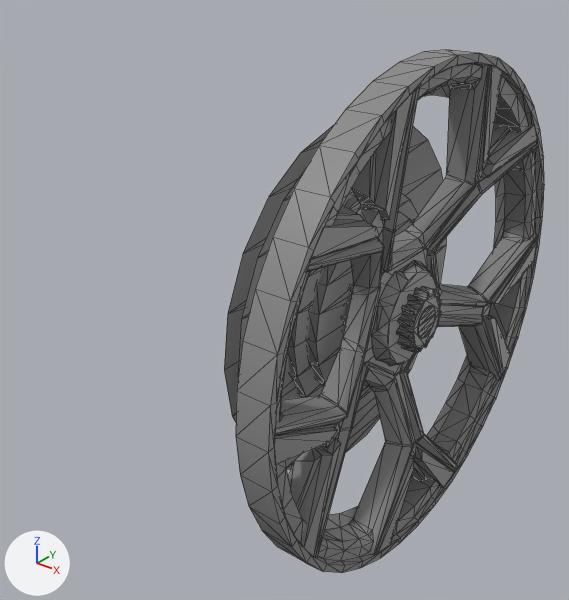
The FBX model Assets/Models/wheels/Lykan_wheel.fbx as it was, and as the next commit left it.
Rendered twice from a 50 mm lens placed at (0.485, -0.832, 0.476), pointed at (-0.154, -0.032, -0.019). The lights are fixed; the arrows at lower left show +X, +Y and +Z. Mesh edges are drawn as thin lines. Where no turn or scale is listed for an object, it has been applied to the vertices.
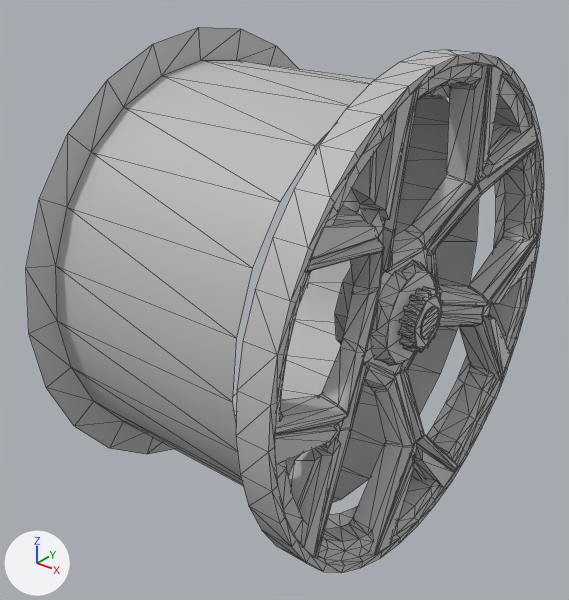
The newer file is also rescaled (x0.83), turned or shifted as a whole; pictures and numbers use the older file's frame.

Where the change shows, as pixel boxes (x1, y1, x2, y2) in the pictures (569 x 600 px; the box of a moved part takes in the faces that stretch with it):
'polySurface1296', reshaped (62% wider): before (224, 49, 544, 573); after (26, 27, 544, 573)
part 1 of me_mesh, moved or reshaped: before (343, 283, 354, 330); after (335, 268, 354, 344)
part 2 of me_mesh, moved or reshaped: before (371, 260, 437, 366); after (371, 260, 436, 366)
part 3 of me_mesh, moved or reshaped: before (396, 286, 441, 352); after (398, 287, 443, 353)
part 4 of me_mesh, added: after (26, 27, 478, 503)
part 5 of me_mesh, added: after (421, 306, 439, 340)
part 6 of me_mesh, deleted: before (418, 306, 435, 338)
part 7 of me_mesh, deleted: before (288, 194, 418, 399)
part 8 of me_mesh, deleted: before (308, 211, 412, 391)
part 9 of me_mesh, deleted: before (224, 125, 334, 422)
part 10 of me_mesh, deleted: before (238, 126, 446, 470)
part 11 of me_mesh, moved or reshaped: before (440, 305, 484, 315); after (442, 305, 484, 315)
part 12 of me_mesh, moved or reshaped: (479, 163, 494, 181) in both
part 13 of me_mesh, moved or reshaped: (378, 91, 416, 275) in both
part 14 of me_mesh, moved or reshaped: (274, 361, 369, 557) in both
part 15 of me_mesh, recoloured: (236, 49, 544, 573) in both

The change, as a diff of the scene's bpy script:
```diff
--- a/Assets/Models/wheels/Lykan_wheel.fbx.py
+++ b/Assets/Models/wheels/Lykan_wheel.fbx.py
@@ mat_lambert1 @@
+mat_lambert1 = principled_material('lambert1')
+mat_lambert1.base_color = (0.5, 0.5, 0.5)  # grey #bcbcbc
@@ me_mesh @@
 # used by ob_polysurface1296; location = (0.0, 0.0, 0.0)
-me_mesh.from_pydata(...)  # 1209 vertices, 1803 faces; spans x -0.07..0.07, y -0.339..0.339, z -0.339..0.339
+me_mesh.from_pydata(...)  # 1153 vertices, 1733 faces; spans x -0.329..0.07, y -0.339..0.339, z -0.339..0.339
+# me_mesh part 1: the loose piece of 28 vertices spanning x -0.027..-0.005, y -0.074..0.074, z -0.072..0.078 is moved by (-0.011, 0.0, 0.001), in mat_lambert1 (grey #bcbcbc)
+# me_mesh part 2: the loose piece of 55 vertices spanning x 0.02..0.038, y -0.074..0.074, z -0.073..0.071 is moved by (-0.001, 0.0, 0.0), in mat_lambert1 (grey #bcbcbc)
+# me_mesh part 3: the loose piece of 150 vertices spanning x 0.038..0.058, y -0.043..0.043, z -0.042..0.044 is moved by (0.003, 0.0, 0.0), in mat_lambert1 (grey #bcbcbc)
+# me_mesh part 4: a new loose piece of 72 vertices spanning x -0.329..-0.017, y -0.339..0.339, z -0.339..0.339, in mat_lambert1 (grey #bcbcbc)
+# me_mesh part 5: a new loose piece of 45 vertices spanning x 0.062..0.063, y -0.024..0.023, z -0.022..0.024, in mat_lambert1 (grey #bcbcbc)
+# me_mesh part 6: the loose piece of 45 vertices spanning x 0.058..0.059, y -0.024..0.023, z -0.022..0.024 is deleted
+# me_mesh part 7: the loose piece of 44 vertices spanning x -0.052..-0.038, y -0.159..0.159, z -0.157..0.158 is deleted
+# me_mesh part 8: the loose piece of 44 vertices spanning x -0.04..-0.024, y -0.131..0.131, z -0.129..0.13 is deleted
+# me_mesh part 9: the loose piece of 22 vertices spanning x -0.07, y -0.251..0.251, z -0.249..0.249 is deleted
+# me_mesh part 10: the loose piece of 22 vertices spanning x -0.049, y -0.251..0.251, z -0.249..0.249 is deleted
+# me_mesh part 11
+# 11 faces are deleted
+# 11 new faces join them
+# me_mesh part 12
+# 16 faces are deleted
+# 4 vertices are added at (-0.048, 0.173, 0.241), (-0.049, 0.184, 0.247), (-0.096, 0.171, 0.241), (-0.096, 0.184, 0.251)
+# 18 new faces join them
+# me_mesh part 13
+# 19 faces are deleted
+# 19 new faces join them
+# me_mesh part 14
+# 19 faces are deleted
+# 19 new faces join them
+# me_mesh part 15: 1151 faces spanning x 0.001..0.07, y -0.339..0.339, z -0.339..0.339 switch from mat_lykan_wheel_in (grey #898989) to mat_lambert1 (grey #bcbcbc)
```
